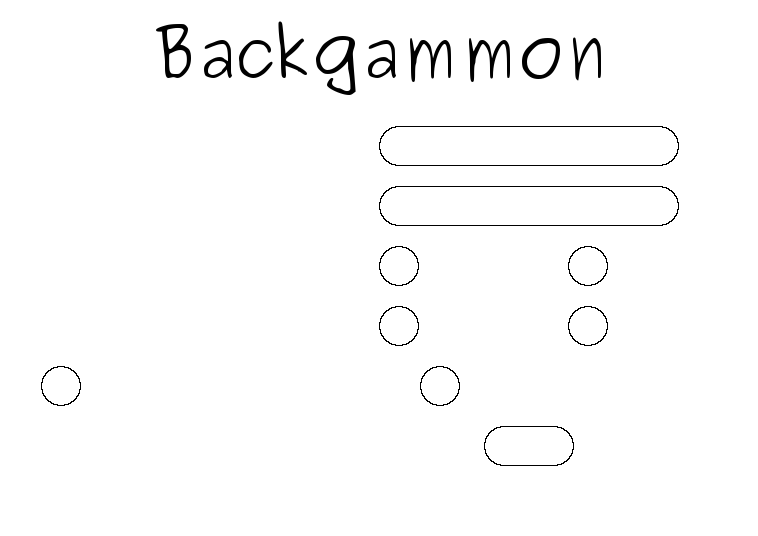
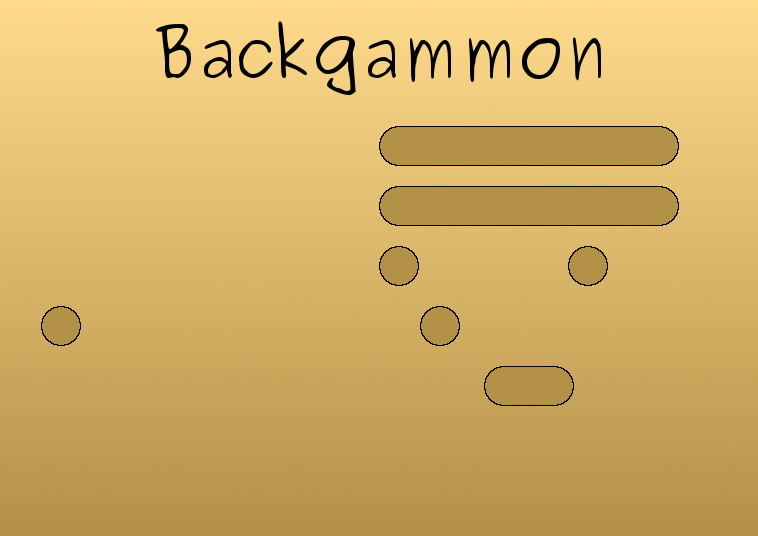
Layers edited between the first and the second (758, 536) image:
painted on "points" over [484, 366, 574, 466]
removed layer "sortie_droite" over [568, 306, 608, 346]
removed layer "sortie_gauche" over [379, 306, 419, 346]
painted on "couleur_blanc" over [569, 247, 607, 285]
painted on "couleur_noir" over [380, 247, 418, 285]
painted on "option1" over [41, 306, 81, 406]
painted on "option2" over [420, 306, 460, 406]
painted on "texte2" over [380, 187, 678, 225]
painted on "texte1" over [380, 127, 678, 165]
painted on "fond" over [0, 0, 758, 536]
